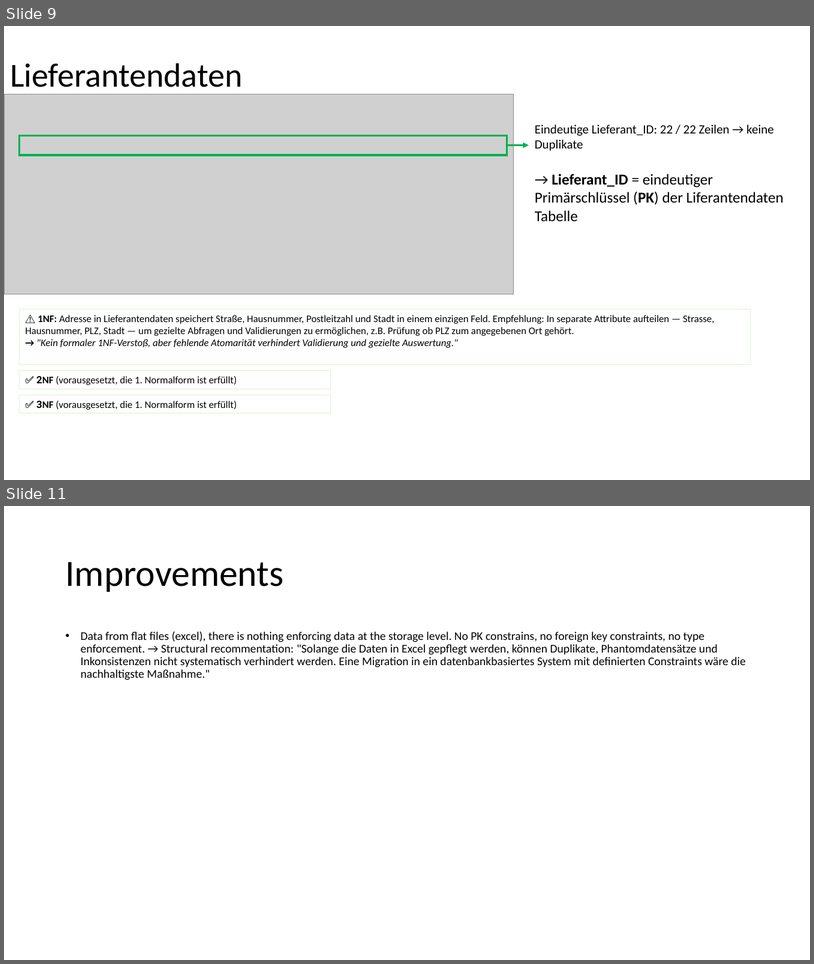
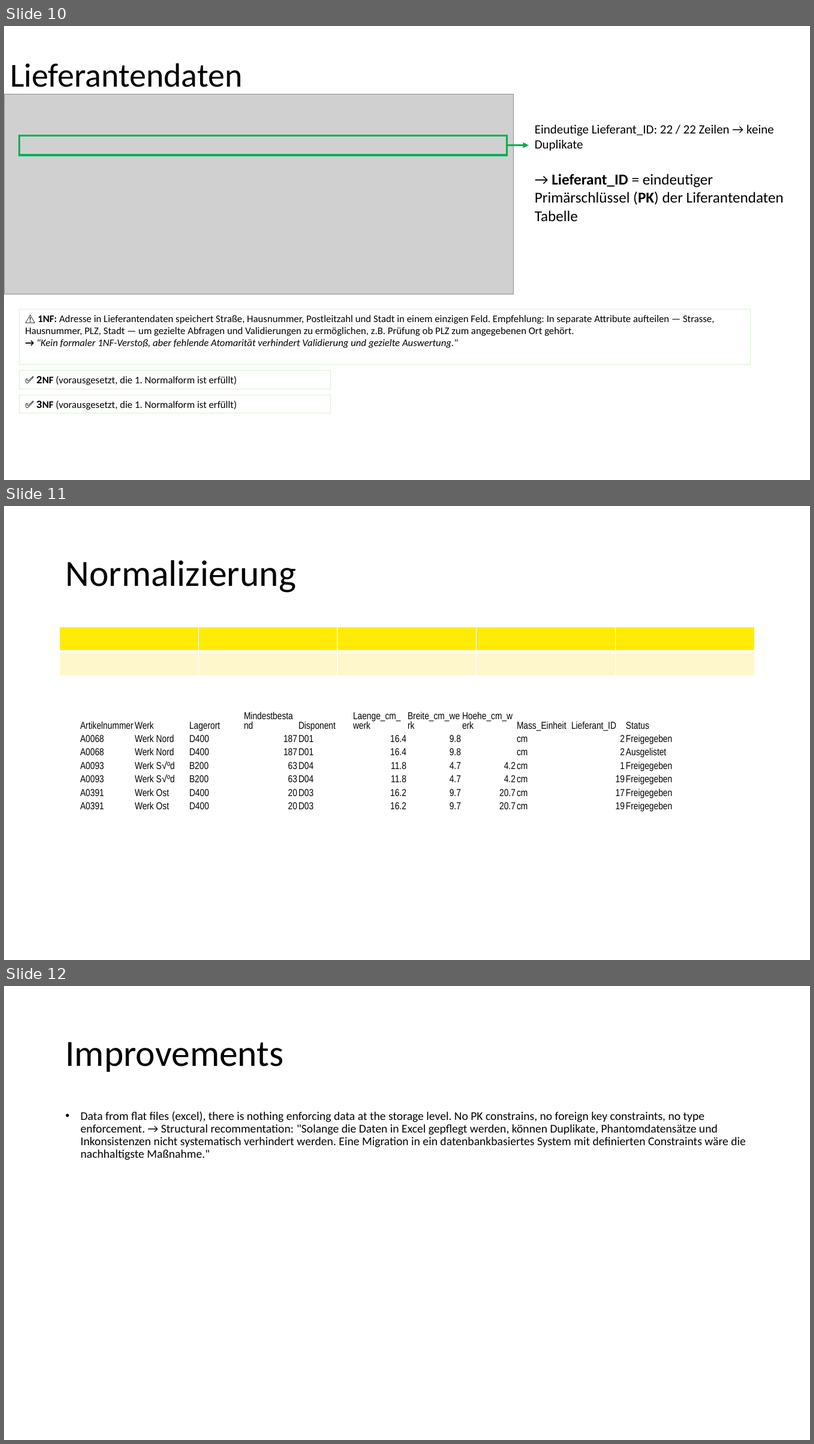
Before and after one commit to asommani/dq_artikelstammdaten, a slide deck: dm_presentation.pptx. Shown one above the other, each under a label of ours: slides 9 and 11 before the commit, slides 10, 11 and 12 after it; the slides between them are not shown. The pictures are 814x964 and 814x1444 pixels, drawn with LibreOffice and Linux fonts; fonts in the diff are those of the drawing; grey boxes stand for pictures. Boxes give left, top, right and bottom in pixels: in the first picture for what was removed or moved away, otherwise in the second. Text is boxed around its words. In the diff, an @@ line names an element or a change of style, - is before the commit and + after.

```diff
--- a/dm_presentation.pptx
+++ b/dm_presentation.pptx
@@ slide 11 added at (4, 506, 810, 960), background #FFFFFF @@
@@ title added at (65, 560, 296, 592), 44 pt, text #000000 @@
+Normalizierung
@@ table added at (60, 627, 755, 676), 2 rows, 5 columns @@
+ |  |  |  | 
+ |  |  |  | 
@@ table added at (80, 711, 733, 830), 8 rows, 12 columns @@
+Artikelnummer | Werk | Lagerort | Mindestbestand | Disponent | Laenge_cm_werk | Breite_cm_werk | Hoehe_cm_werk | Mass_Einheit | Lieferant_ID | Status | 
+A0068 | Werk Nord | D400 | 187 | D01 | 16.4 | 9.8 |  | cm | 2 | Freigegeben | 
+A0068 | Werk Nord | D400 | 187 | D01 | 16.4 | 9.8 |  | cm | 2 | Ausgelistet | 
+A0093 | Werk S√ºd | B200 | 63 | D04 | 11.8 | 4.7 | 4.2 | cm | 1 | Freigegeben | 
+A0093 | Werk S√ºd | B200 | 63 | D04 | 11.8 | 4.7 | 4.2 | cm | 19 | Freigegeben | 
+A0391 | Werk Ost | D400 | 20 | D03 | 16.2 | 9.7 | 20.7 | cm | 17 | Freigegeben | 
+A0391 | Werk Ost | D400 | 20 | D03 | 16.2 | 9.7 | 20.7 | cm | 19 | Freigegeben | 
+ |  |  |  |  |  |  |  |  |  |  | 
@@ what was slide 9 is now slide 10 @@
@@ what was slide 11 is now slide 12 @@
```
Also in this commit, not shown: 2 other slides added, 2 slides removed, 13 other files.
